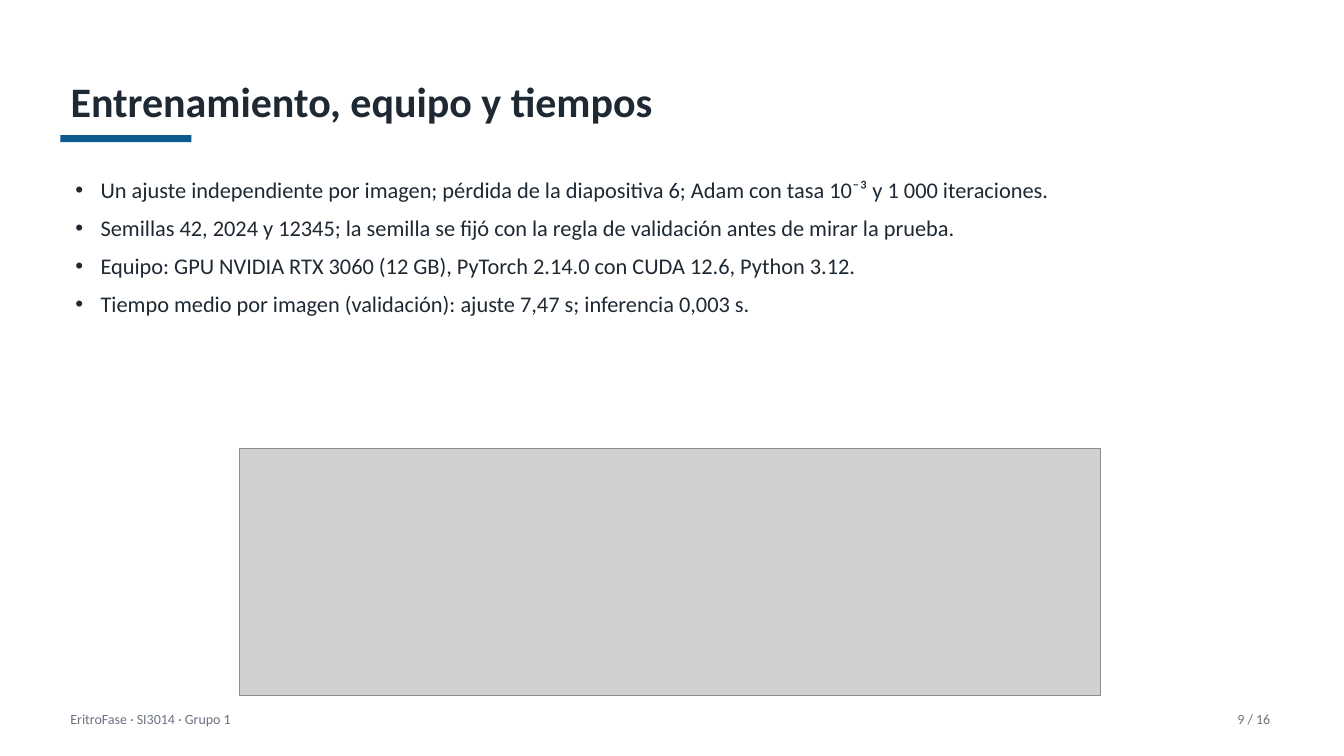
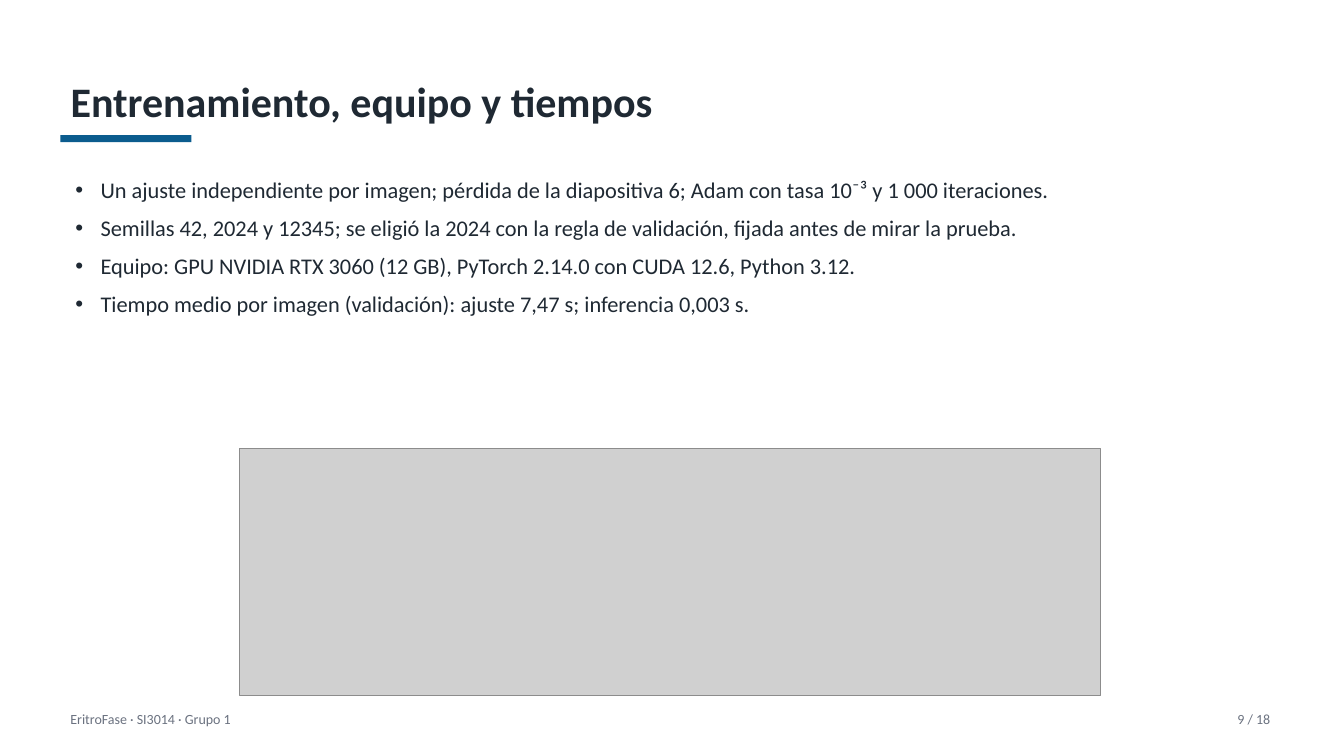
Before and after one commit to Jjes07/DeepLearning-Final, a slide deck: slide 9 of entregables/EritroFase_Sustentacion.pptx. Drawn at 1344x756 pixels with LibreOffice and Linux fonts; fonts in the diff are those of the drawing; grey boxes stand for pictures. Boxes give left, top, right and bottom in pixels: in the first picture for what was removed or moved away, otherwise in the second. Text is boxed around its words. In the diff, an @@ line names an element or a change of style, - is before the commit and + after.

Commit message:
docs: generalización con líneas base, figura del compromiso en prueba y referencias completas (#7 #8)

```diff
--- a/entregables/EritroFase_Sustentacion.pptx
+++ b/entregables/EritroFase_Sustentacion.pptx
@@ text at (101,220,1016,240): text changed @@
-• Semillas 42, 2024 y 12345; la semilla se fijó con la regla de validación antes de mirar la prueba.
+• Semillas 42, 2024 y 12345; se eligió la 2024 con la regla de validación, fijada antes de mirar la prueba.
@@ text at (1237,714,1270,724): text changed @@
-9 / 16
+9 / 18
```
Also in this commit, not shown: 14 other slides changed, 2 slides added, 3 other files.
